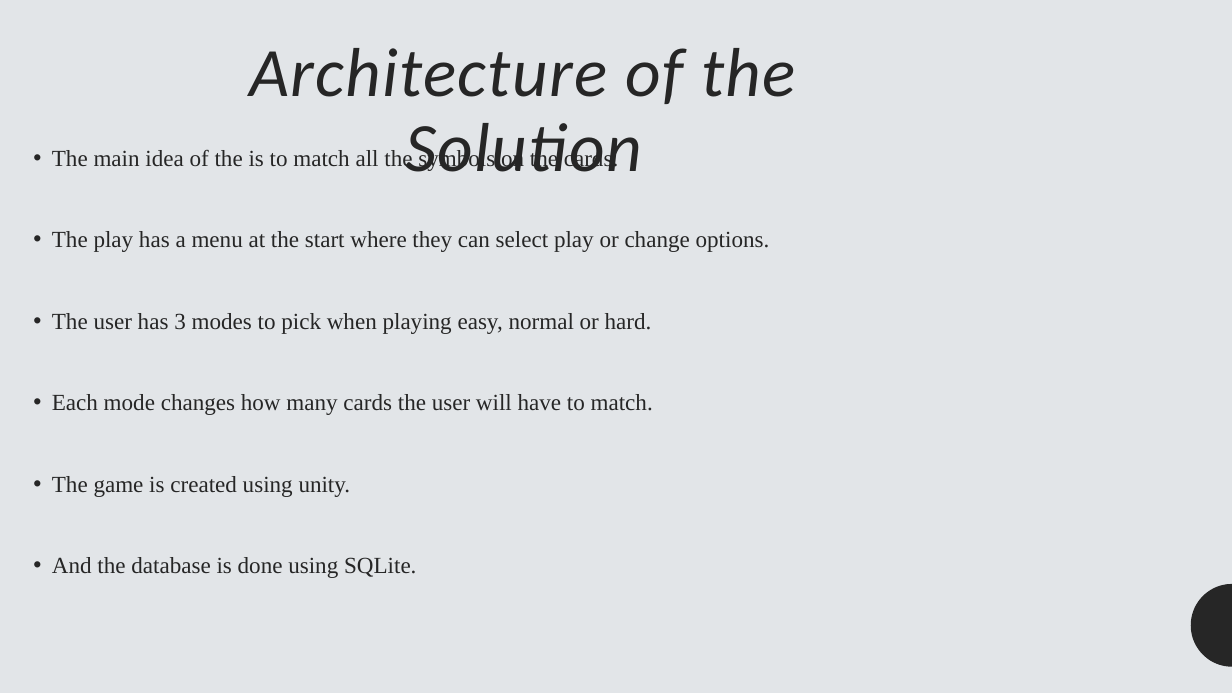
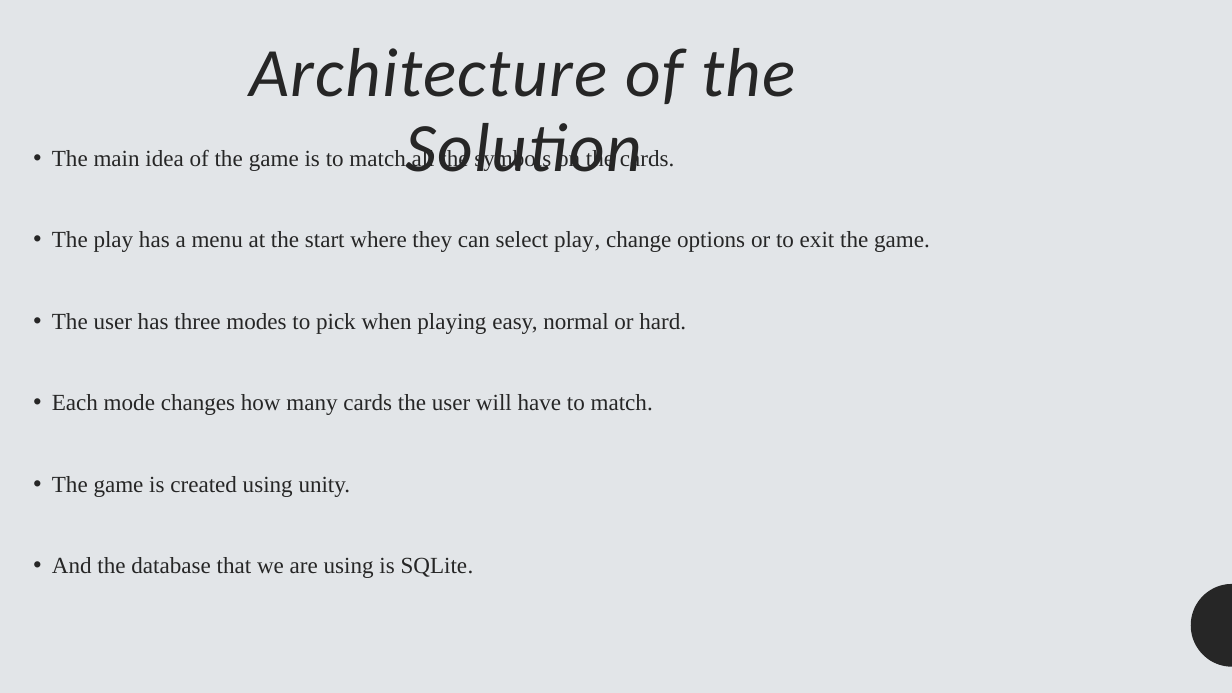
Before and after one commit to Oskar-Ciebien/2D_Card_Memory_Game, a slide deck: slide 4 of Presentation.pptx. Drawn at 1232x693 pixels with LibreOffice and Linux fonts; fonts in the diff are those of the drawing. Boxes give left, top, right and bottom in pixels: in the first picture for what was removed or moved away, otherwise in the second. Text is boxed around its words. In the diff, an @@ line names an element or a change of style, - is before the commit and + after.

Commit message:
Changed small mistakes in the text of Presentation

```diff
--- a/Presentation.pptx
+++ b/Presentation.pptx
@@ text at <box>52,148,930,334</box>: text changed @@
-• The main idea of the is to match all the symbols on the cards.
-• The play has a menu at the start where they can select play or change options.
-• The user has 3 modes to pick when playing easy, normal or hard.
+• The main idea of the game is to match all the symbols on the cards.
+• The play has a menu at the start where they can select play, change options or to exit the game.
+• The user has three modes to pick when playing easy, normal or hard.
@@ text at <box>52,557,474,578</box>: text changed @@
-• And the database is done using SQLite.
+• And the database that we are using is SQLite.
```
Also in this commit, not shown: 1 other slide changed.
